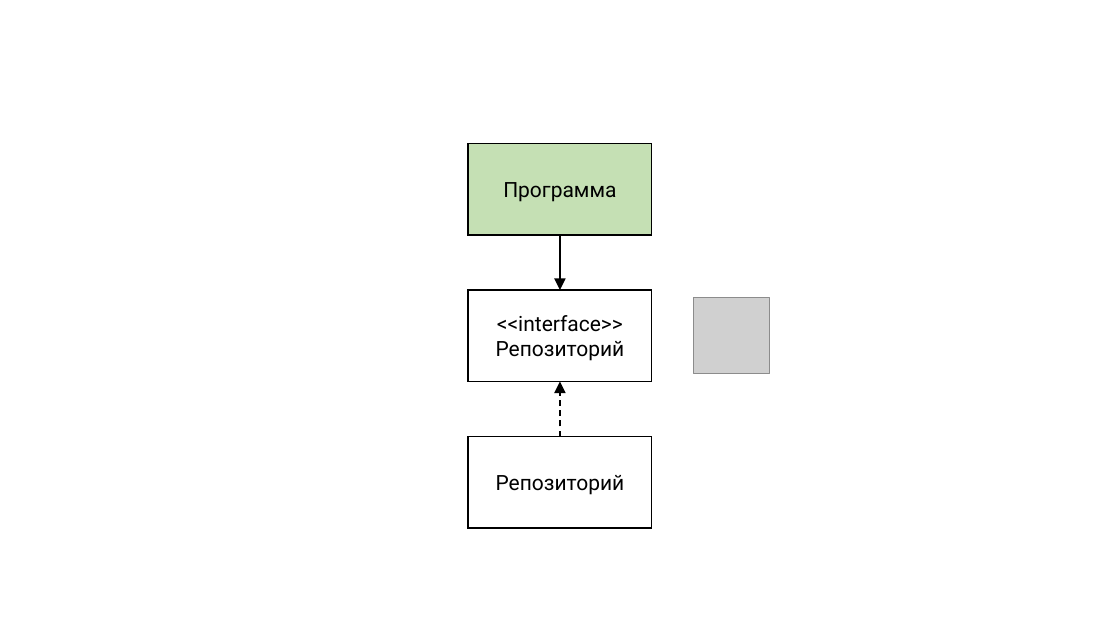
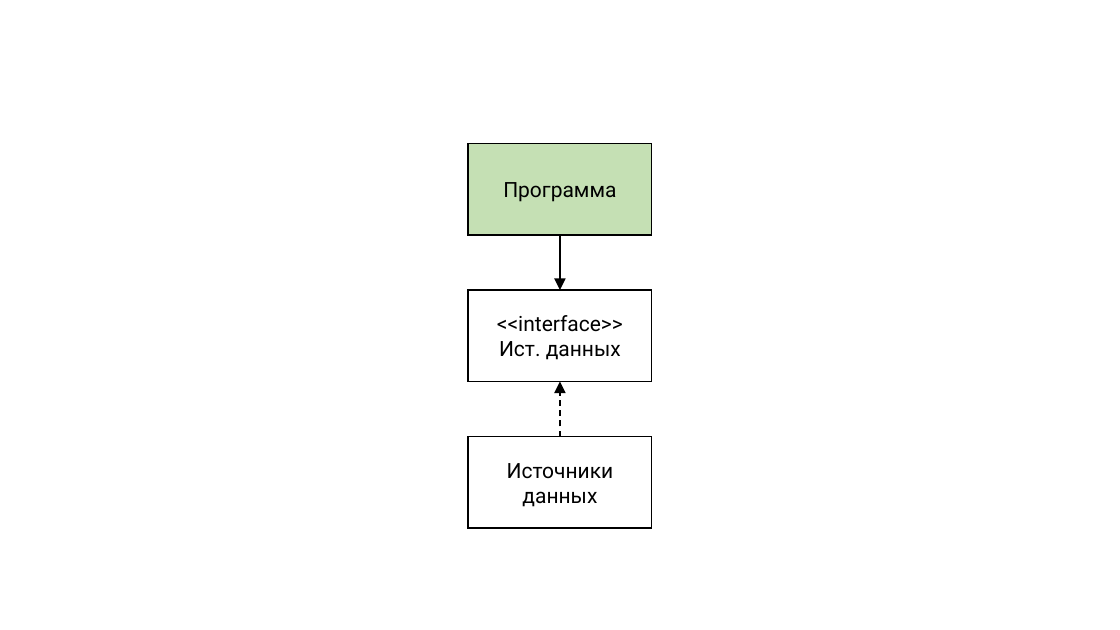
Before and after one commit to rkhaimov/brain-gym, a slide deck: slide 43 of Презентация.pptx (slide 50 before the commit). Drawn at 1120x630 pixels with LibreOffice and Linux fonts; fonts in the diff are those of the drawing; grey boxes stand for pictures. Boxes give left, top, right and bottom in pixels: in the first picture for what was removed or moved away, otherwise in the second. Text is boxed around its words. In the diff, an @@ line names an element or a change of style, - is before the commit and + after.

```diff
--- a/Презентация.pptx
+++ b/Презентация.pptx
@@ picture removed at <box>694,297,770,374</box> @@
@@ text in rectangle at <box>499,341,621,360</box>: text changed @@
-Репозиторий
+Ист. данных
@@ text in rectangle at <box>507,463,614,507</box>: text changed @@
-Репозиторий
+Источники данных
```
Also in this commit, not shown: 38 other slides changed, 21 slides added, 24 slides removed.
